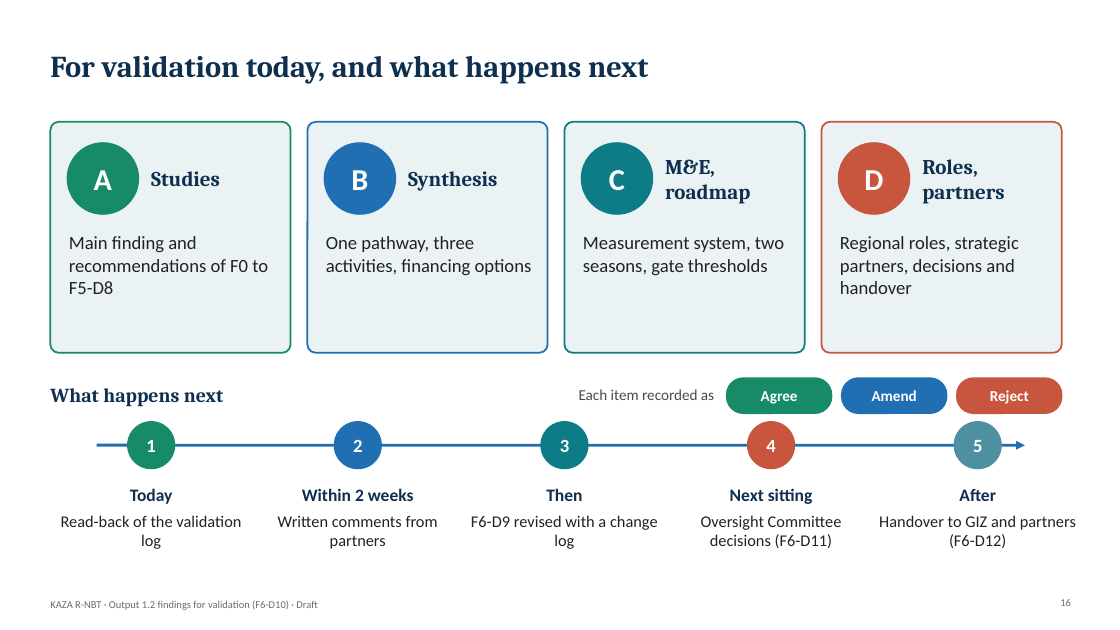
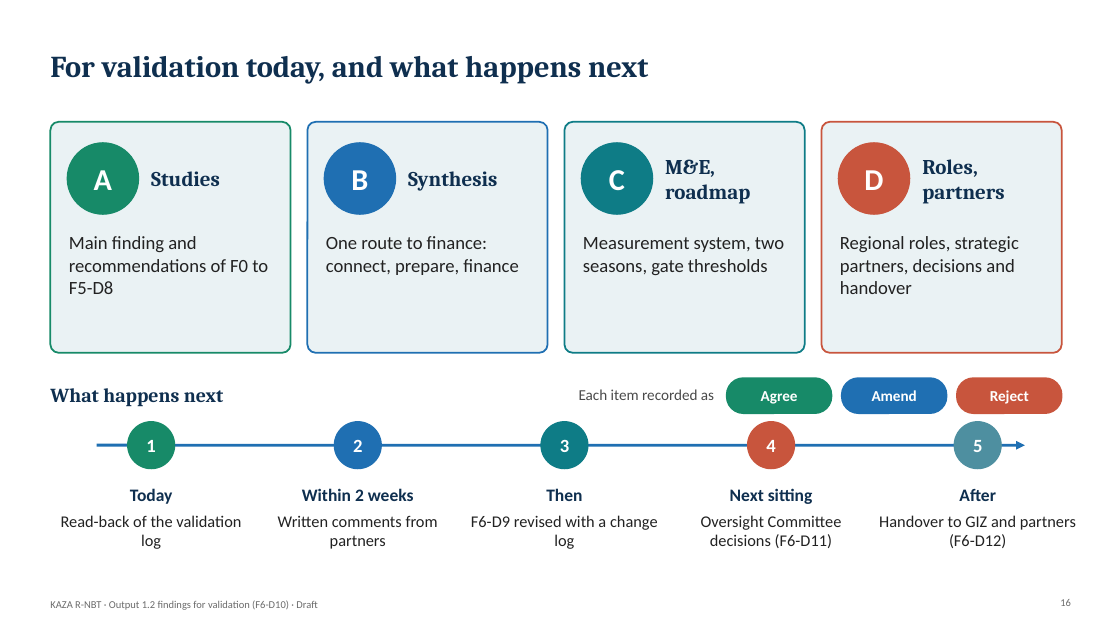
Before and after one commit to modestanz/GIZ-Works, a slide deck: slide 16 of deliverables/F6-D10_Output_1.2_Findings_for_Validation_by_Deliverable.pptx. Drawn at 1120x630 pixels with LibreOffice and Linux fonts; fonts in the diff are those of the drawing; background and template pictures are left out. Boxes give left, top, right and bottom in pixels: in the first picture for what was removed or moved away, otherwise in the second. Text is boxed around its words. In the diff, an @@ line names an element or a change of style, - is before the commit and + after.

```diff
--- a/deliverables/F6-D10_Output_1.2_Findings_for_Validation_by_Deliverable.pptx
+++ b/deliverables/F6-D10_Output_1.2_Findings_for_Validation_by_Deliverable.pptx
@@ text at bbox=[326, 236, 518, 275]: text changed @@
-One pathway, three activities, financing options
+One route to finance: connect, prepare, finance
```
Also in this commit, not shown: 1 other slide changed, 5 other files.
